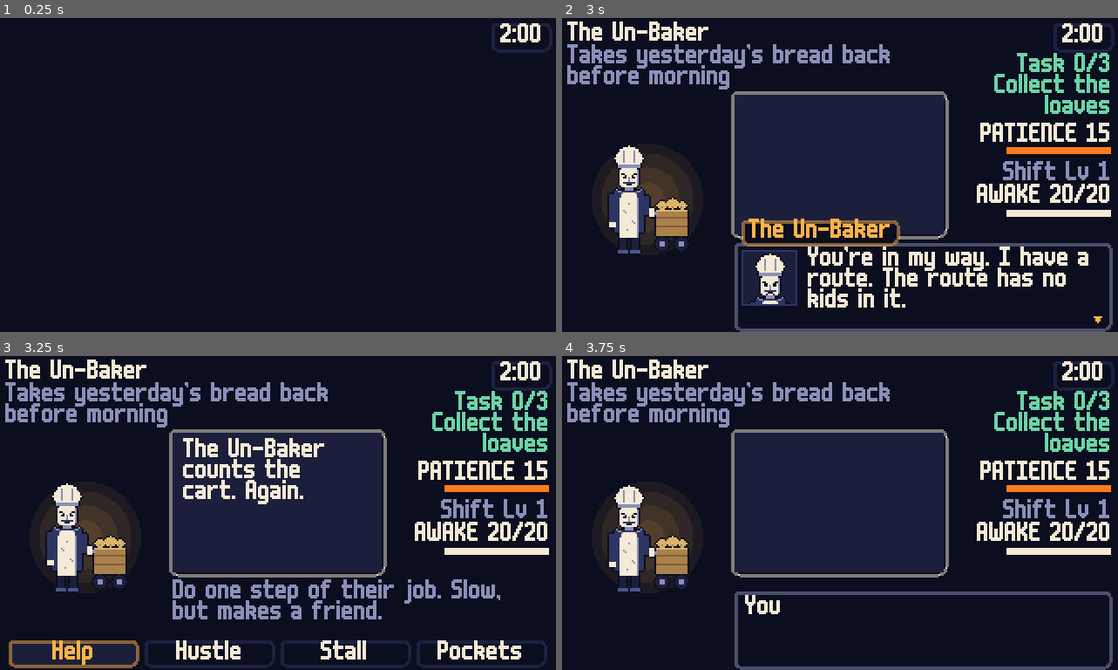
Above: before the commit, frames 1-4 (two rows, left to right).
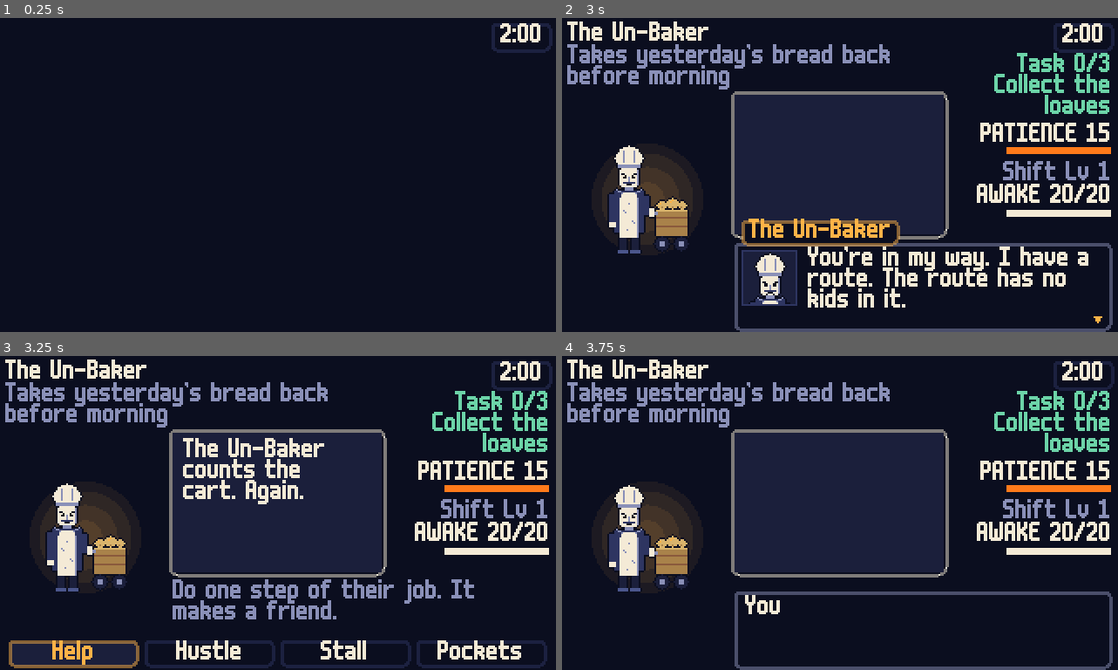
Above: after the commit, the same moments.

Repository: bryanwoods/nightshift
Game: Godot game, scene res://dev/test_battle.tscn
Same seed, same stepped clock (60 frames per second), same inputs: the game is played once before the commit and once after it. This scene is started directly instead of the project's main scene.
Inputs (mouse positions are in pixels of both pictures, inside the frame that each line leads up to):
- Up to frame 1 (0.25 s): no input
- Up to frame 2 (3 s): tap Enter at 0.5 s; move the mouse to (962, 159) at 0.52 s; hold Right (move_right) 0.53-1.28 s; hold Z (confirm) 0.53-1.28 s; click (962, 159) at 0.67 s; tap Space at 0.77, 1.52 s; tap R (rewind) at 0.8, 1.35, 2.3, 2.85 s; move the mouse to (728, 190) at 1.27 s; hold Down (move_down) 1.28-2.03 s; tap Z (confirm) at 1.55 s; move the mouse to (895, 105) at 2.02 s; hold Right (move_right) 2.03-2.78 s; hold Z (confirm) 2.03-2.78 s; move the mouse to (812, 237) at 2.77 s; hold Up (move_up) from 2.78 s (still down); click (812, 237) at 2.92 s
- Up to frame 3 (3.25 s): keep holding Up (move_up); tap Space at 3.02 s; tap Z (confirm) at 3.05 s
- Up to frame 4 (3.75 s): move the mouse to (1006, 560) at 3.52 s; release Up (move_up) at 3.53 s; hold Left (move_left) from 3.53 s (still down); tap Enter at 3.6 s

Frames 1-2 are identical in both runs. In frame 3, 1.2% of the frame differs, in the area x 31-90%, y 71-84%; in frame 4, nothing differs.

Commit message:
Stop the clock for the whole of every fight
A fight could end at 3:00 with no winner. Rounds, Help, Wick's turns and
rewinds each spent minutes, so a long Curfew fight ran the hour out and
the player was thrown out of it.

Battle now pauses NightClock for every worker, as it already did for the
one with no job. battle_clock in data/tuning.json turns the costs back
on, and a worker file can still set its own clock.

Help no longer costs more minutes than Hustle, so the two hints lose
"Slow" and "Fast". The bot now reaches the square at 2:24 on the Help
route and 2:28 on the Hustle route. Before, it was 2:34.

The input route checks that the clock does not move in a fight. The
rewind route checks that a rewind costs no minutes.

Co-Authored-By: Claude Fable 5.2 <noreply@anthropic.com>

Diff:
--- a/data/tuning.json
+++ b/data/tuning.json
@@ -38,5 +38,6 @@
   "music_tension": [ { "minute": 45, "pitch": 1.03 }, { "minute": 55, "pitch": 1.06 } ],
   "clock_pulse_minute": 55,
   "dark_music_pitch": 0.8,
-  "warm_light": true
+  "warm_light": true,
+  "battle_clock": false
 }
--- a/data/ui.json
+++ b/data/ui.json
@@ -48,8 +48,8 @@
     "btn_wick_hold": "Hold",
     "btn_wick_warm": "Warm",
     "btn_pockets": "Pockets",
-    "hint_help": "Do one step of their job. Slow, but makes a friend.",
-    "hint_hustle": "Press {confirm} when the line is in the orange. Fast, but makes an enemy.",
+    "hint_help": "Do one step of their job. It makes a friend.",
+    "hint_hustle": "Press {confirm} when the line is in the orange. It makes an enemy.",
     "hint_stall": "Wait it out. Hits this round do half.",
     "hint_wick_light": "Wick lights the arena. You can see everything this round.",
     "hint_wick_hold": "Wick blocks the first hit this round.",
--- a/dev/autotest_bot.gd
+++ b/dev/autotest_bot.gd
@@ -504,9 +504,9 @@
 	await _press_for("move_left", 0.4)
 	_expect(b._arena.token.x < -10.0, "arrow keys move the flashlight token in the arena")
 	DialogueRunner.autoplay = true
+	var minute := NightClock.minute
 	NightClock.add(60)
-	await _until(func() -> bool: return _on(Game.LAMPS), 15.0)
-	_expect(not Game.has_flag("friend_unbaker") and not Game.has_flag("enemy_unbaker"), "3:00 mid-fight abandons it with no flag")
+	_expect(NightClock.minute == minute and not Game.night_over, "the clock does not move in a fight")
 
 
 ## Screenshots of every room, Wick at his lamp tutorial, every Curfew pattern and the first pattern of
@@ -638,7 +638,7 @@
 	await _tap("rewind")
 	await get_tree().physics_frame
 	_expect(Game.rewind_charges == 2, "rewind spends a charge, %d left" % Game.rewind_charges)
-	_expect(NightClock.minute == minute + 1, "rewind costs a minute")
+	_expect(NightClock.minute == minute, "rewind costs no minutes")
 	_expect(b._pattern.t < t_before - 0.5, "rewind rolls the pattern back (%.2f -> %.2f)" % [t_before, b._pattern.t])
 	await _tap("rewind")
 	await _tap("rewind")
--- a/src/battle/battle.gd
+++ b/src/battle/battle.gd
@@ -83,6 +83,7 @@
 var _stats: Dictionary = {"turns": 0, "hits": 0, "damage": 0, "rewinds": 0, "blocked": 0, "actions": [], "hustle": []}
 var _start_msec: int = 0
 var _start_minute: int = 0
+var _clock: bool = false
 var _prompt: Label
 var _wipe: ColorRect
 
@@ -94,7 +95,8 @@
 		finished.emit.call_deferred("abandoned")
 		return
 	worker = d
-	if not bool(worker.get("clock", true)):
+	_clock = bool(worker.get("clock", Game.tuning.get("battle_clock", false)))
+	if not _clock:
 		NightClock.paused = true
 	patience_max = maxi(1, int(worker.get("patience", 10)))
 	patience = patience_max
@@ -146,7 +148,7 @@
 	_stats["seconds"] = snappedf((Time.get_ticks_msec() - _start_msec) / 1000.0, 0.1)
 	_stats["awake_left"] = awake
 	Game.playtest("battle_end", _stats)
-	if not bool(worker.get("clock", true)):
+	if not _clock:
 		NightClock.paused = false
 	if not Game.night_over:
 		await _wipe_out()
